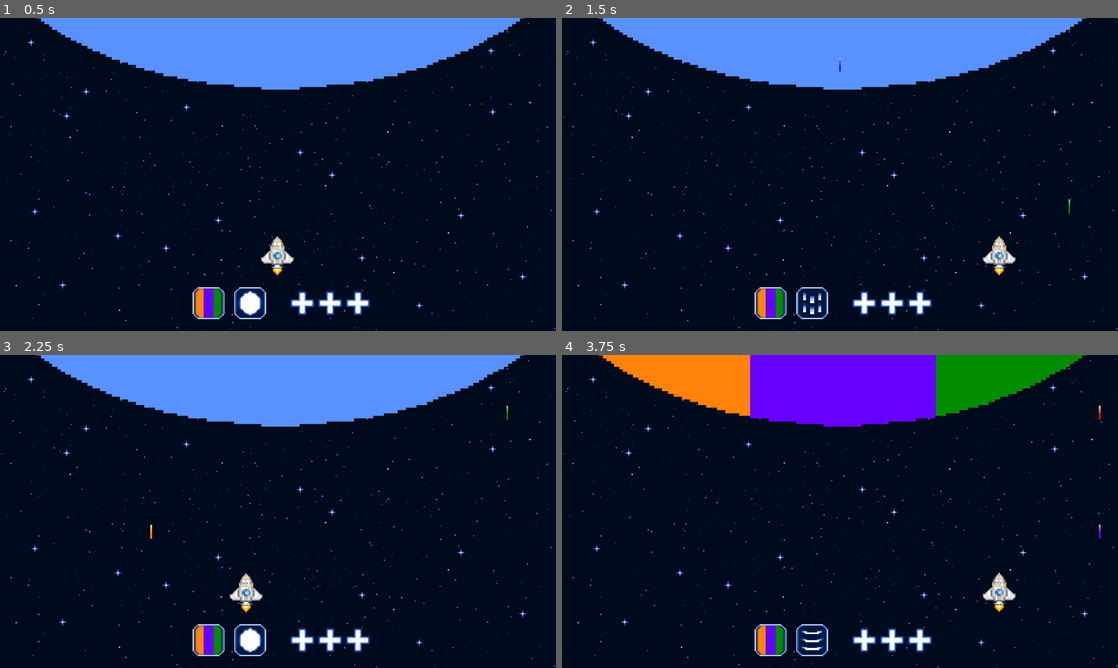
Above: before the commit, frames 1-4 (two rows, left to right).
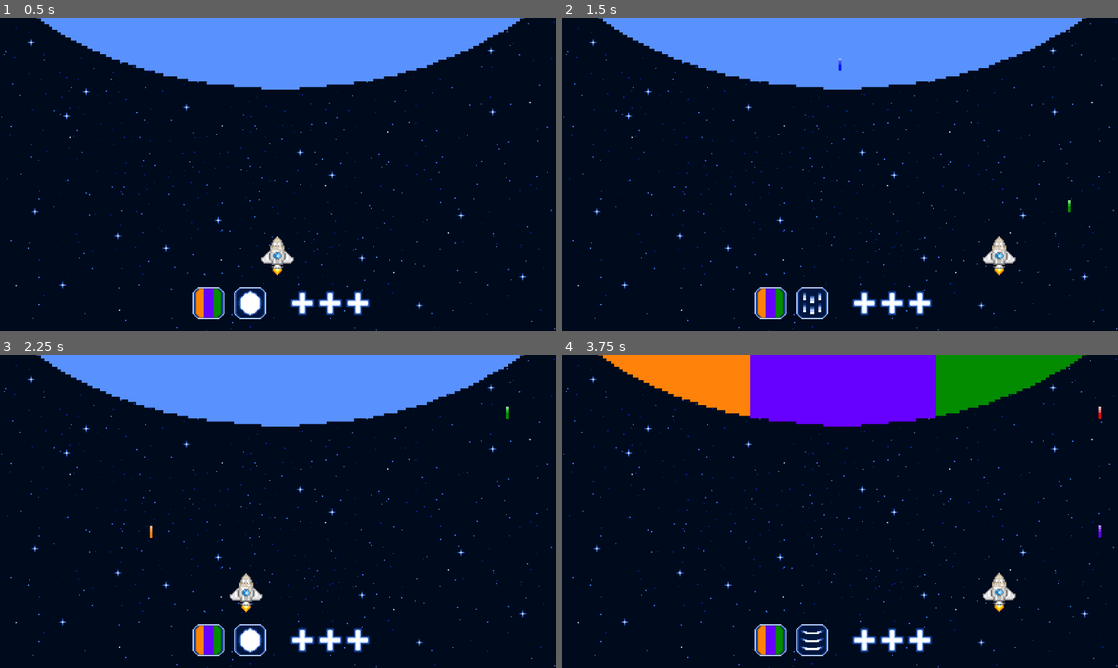
Above: after the commit, the same moments.

Repository: Annars30/GithubRepos-FINAL-project-ver1
Game: Godot game, scene res://Scenes/game.tscn
The game is run twice, just before and just after one commit, with the same random seed, the same clock (stepped at 60 frames per second) and the same inputs.
Inputs (mouse positions are in pixels of both pictures, inside the frame that each line leads up to):
- Up to frame 1 (0.5 s): no input
- Up to frame 2 (1.5 s): tap Enter at 0.5 s; move the mouse to (773, 302) at 0.52 s; hold Right (move_right) 0.53-1.28 s; hold B (fire_blue) 0.53-1.28 s; click (773, 302) at 0.67 s; move the mouse to (812, 302) at 1.27 s; hold Left (move_left) from 1.28 s (still down); tap G (fire_green) at 1.35 s; click (812, 302) at 1.42 s
- Up to frame 3 (2.25 s): move the mouse to (333, 442) at 2.02 s; release Left (move_left) at 2.03 s; hold Right (move_right) from 2.03 s (still down); hold O (fire_orange) from 2.03 s (still down)
- Up to frame 4 (3.75 s): move the mouse to (812, 574) at 2.77 s; release O (fire_orange) at 2.78 s; tap R (fire_red) at 2.85 s; click (812, 574) at 2.92 s; move the mouse to (1006, 558) at 3.52 s; release Right (move_right) at 3.53 s; hold Left (move_left) from 3.53 s (still down); hold V (fire_violet) from 3.53 s (still down)

Frame 1 is identical in both runs. In frame 2, less than 0.1% of the frame differs, in the area x 49-92%, y 12-63%; in frame 3, less than 0.1%, in the area x 26-92%, y 16-59%; in frame 4, less than 0.1%.

Commit message:
Update ship_beam.tscn

Diff:
--- a/Scenes/ship_beam.tscn
+++ b/Scenes/ship_beam.tscn
@@ -9,7 +9,7 @@
 [ext_resource type="Texture2D" uid="uid://bxbmo7kih17gv" path="res://Assets/supernova_beams_waves/Ship_beams_yellow.png" id="7_xbk1e"]
 
 [sub_resource type="RectangleShape2D" id="RectangleShape2D_sfm5j"]
-size = Vector2(4, 32)
+size = Vector2(6, 28)
 
 [node name="Ship_beam" type="Area2D"]
 priority = 1
@@ -18,8 +18,8 @@
 speed = null
 
 [node name="Sprite2D" type="Sprite2D" parent="."]
-position = Vector2(5.9604645e-08, 0)
-scale = Vector2(0.125, 0.5)
+position = Vector2(-5.96046e-08, -6.55651e-07)
+scale = Vector2(0.1875, 0.4375)
 texture = ExtResource("2_aiv2a")
 
 [node name="CollisionShape2D" type="CollisionShape2D" parent="."]
